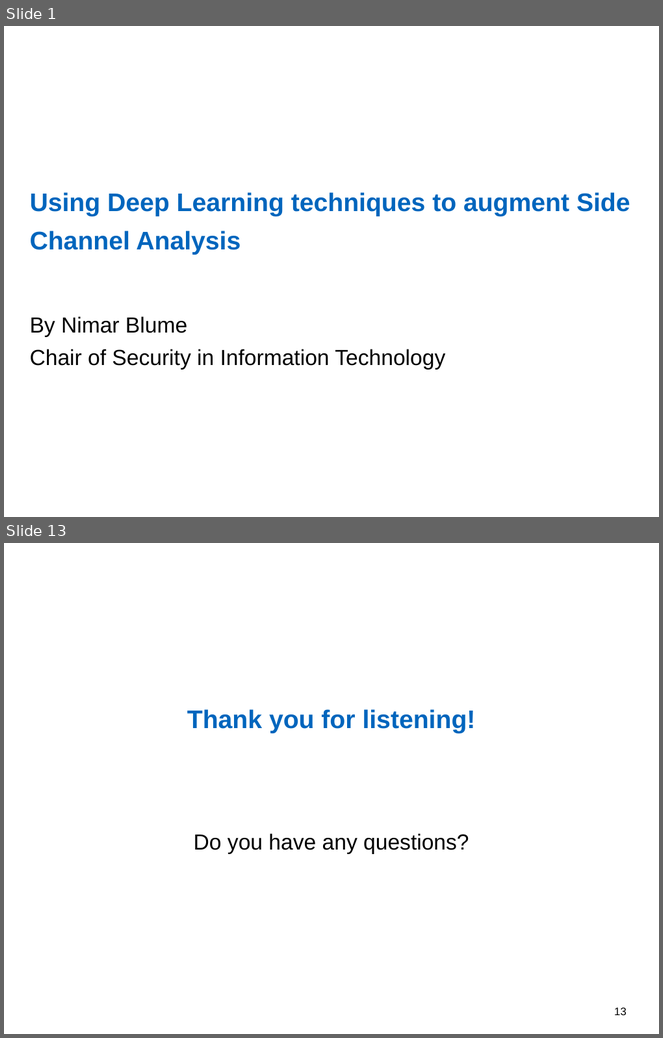
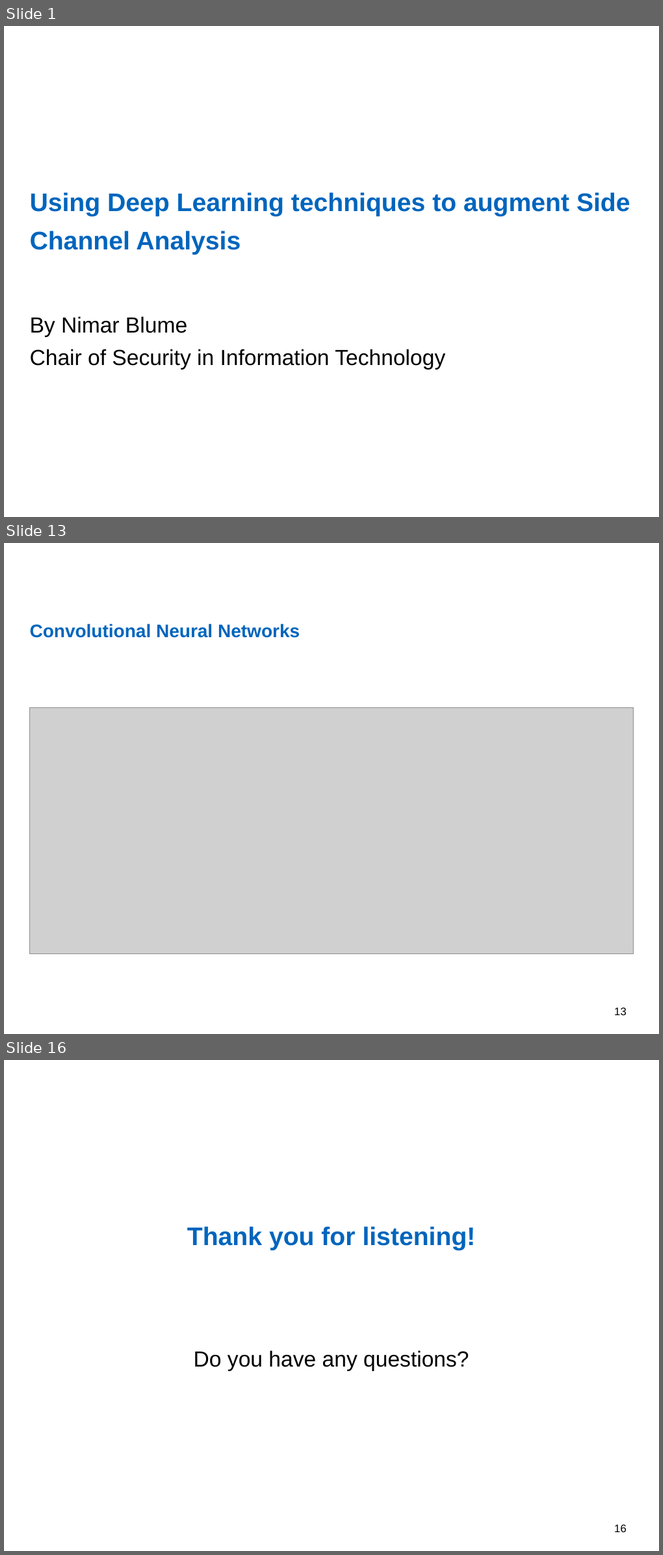
Before and after one commit to nimarb/deep-learning-sca-paper, a slide deck: deep-learning-sca-paper-presentation.pptx. Shown one above the other, each under a label of ours: slides 1 and 13 before the commit, slides 1, 13 and 16 after it; the slides between them are not shown. The pictures are 663x1038 and 663x1555 pixels, drawn with LibreOffice and Linux fonts; fonts in the diff are those of the drawing; grey boxes stand for pictures; background and template pictures are left out. Boxes give left, top, right and bottom in pixels: in the first picture for what was removed or moved away, otherwise in the second. Text is boxed around its words. In the diff, an @@ line names an element or a change of style, - is before the commit and + after.

```diff
--- a/deep-learning-sca-paper-presentation.pptx
+++ b/deep-learning-sca-paper-presentation.pptx
@@ slide 13 added at [4,543,659,1034], background #FFFFFF @@
@@ title added at [30,624,300,638], 20 pt, text #0065BD, bold @@
+Convolutional Neural Networks
@@ picture added at [29,707,634,954] @@
@@ page number added at [614,1008,627,1016], 12 pt, text #000000 @@
+13
@@ what was slide 13 is now slide 16 @@
@@ page number at [614,1525,627,1533]: text changed @@
-13
+16
```
Also in this commit, not shown: 9 slides changed, 5 other slides added, 3 slides removed, 4 other files.
